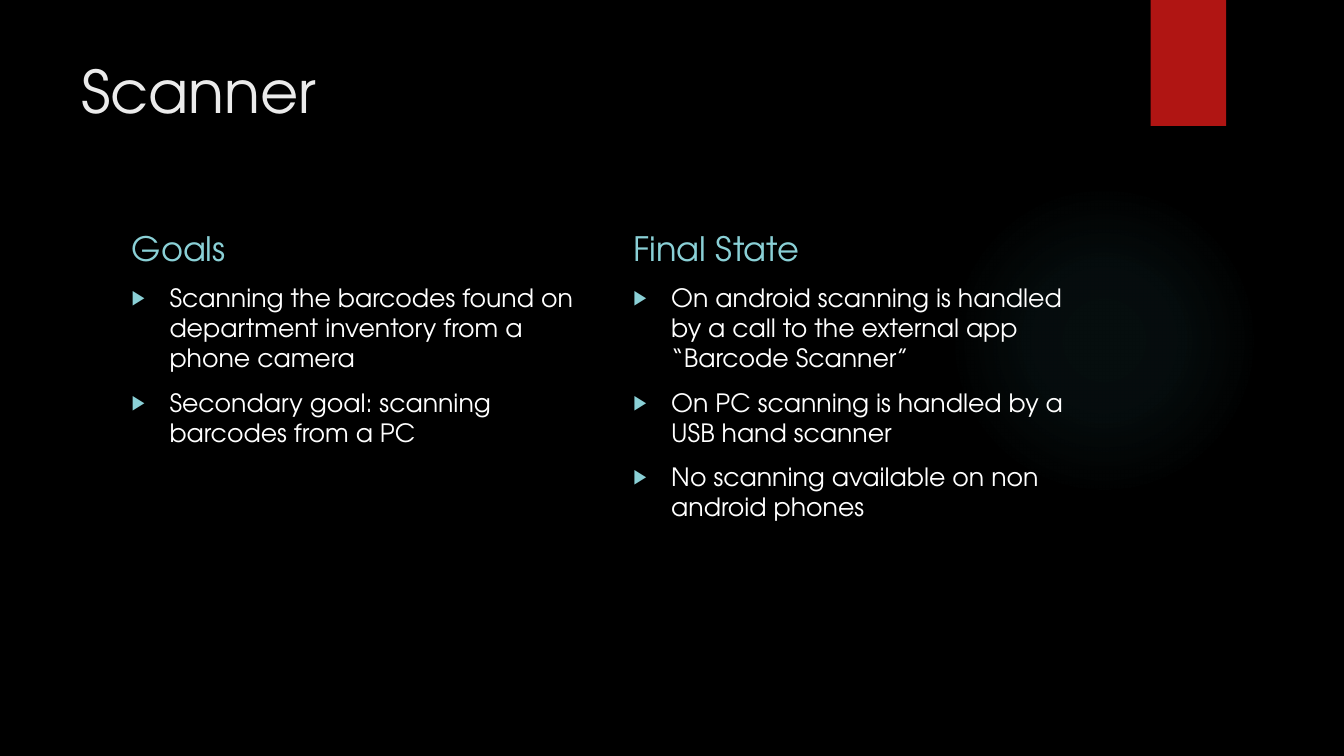
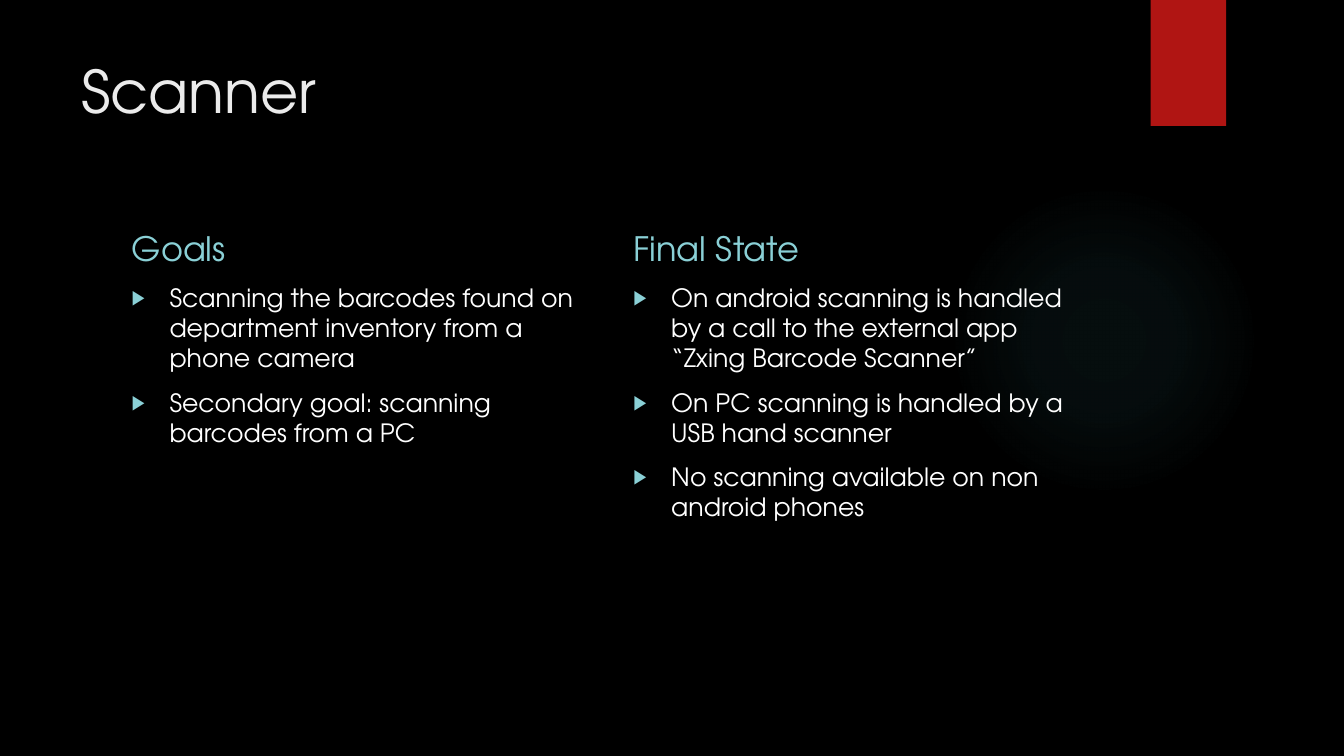
Before and after one commit to frozenNodak/InventoryManagement491, a slide deck: slide 8 of Inventory Management System final code review.pptx. Drawn at 1344x756 pixels with LibreOffice and Linux fonts; fonts in the diff are those of the drawing; background and template pictures are left out. Boxes give left, top, right and bottom in pixels: in the first picture for what was removed or moved away, otherwise in the second. Text is boxed around its words. In the diff, an @@ line names an element or a change of style, - is before the commit and + after.

```diff
--- a/Inventory Management System final code review.pptx
+++ b/Inventory Management System final code review.pptx
@@ text at [671,288,1062,373]: text changed @@
-▶ On android scanning is handled by a call to the external app “Barcode Scanner”
+▶ On android scanning is handled by a call to the external app “Zxing Barcode Scanner”
```
Also in this commit, not shown: 3 other slides changed.
